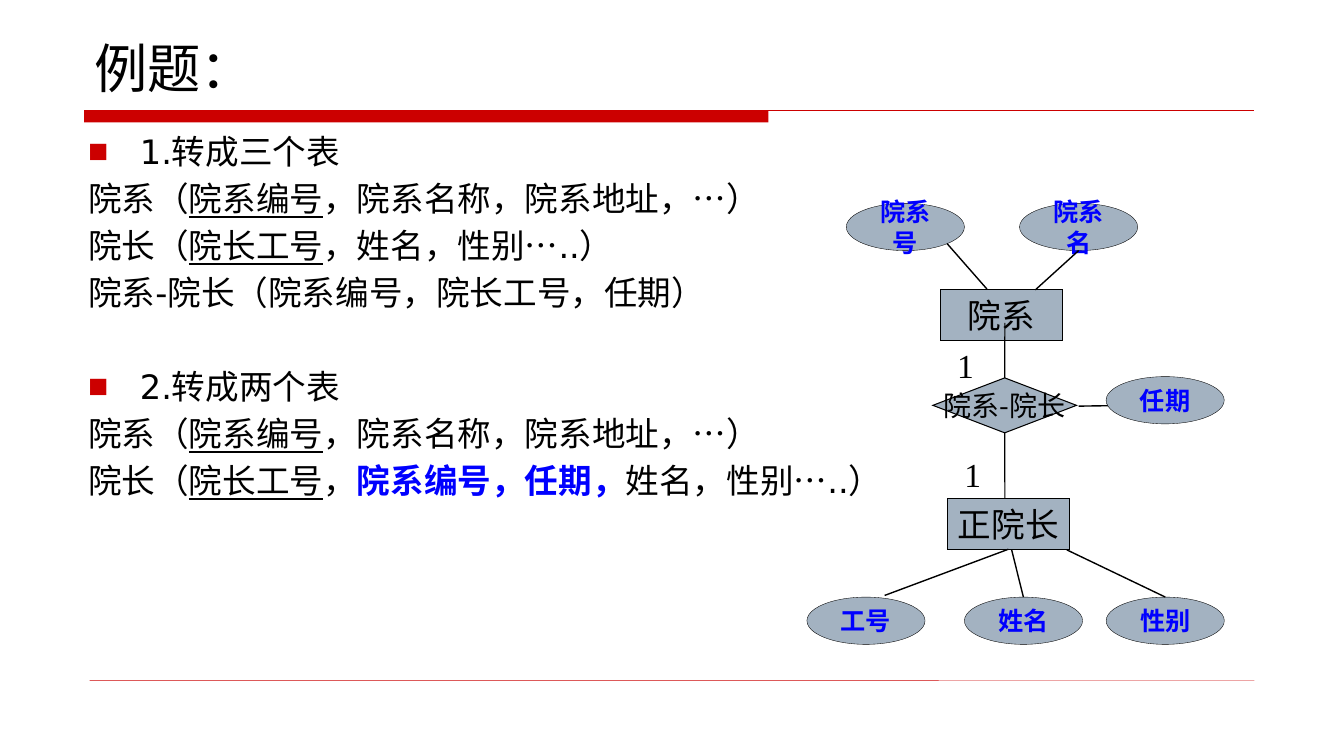
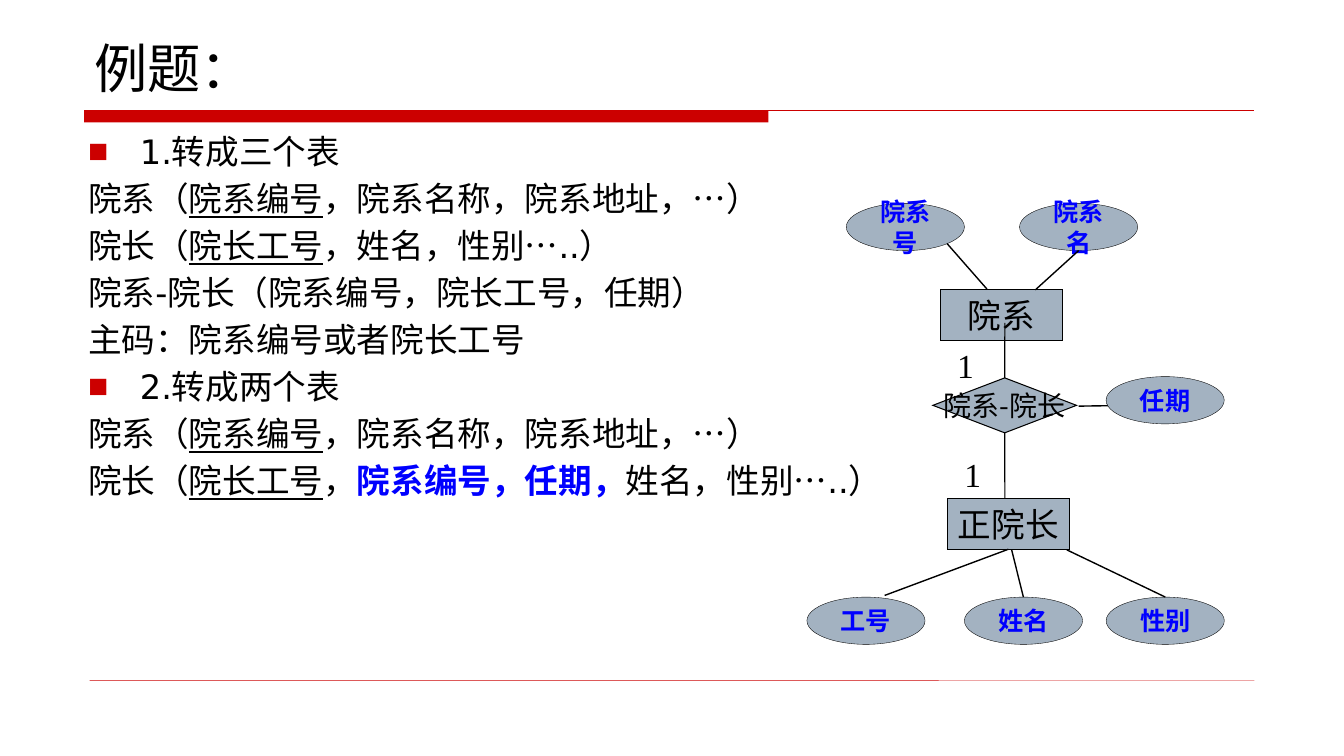
Before and after one commit to 1iusha/HENU-Final-Review, a slide deck: slide 60 of 数据库系统/课件/数据库系统_课件_07-1数据库设计.pptx. Drawn at 1344x756 pixels with LibreOffice and Linux fonts; fonts in the diff are those of the drawing. Boxes give left, top, right and bottom in pixels: in the first picture for what was removed or moved away, otherwise in the second. Text is boxed around its words. In the diff, an @@ line names an element or a change of style, - is before the commit and + after.

```diff
--- a/数据库系统/课件/数据库系统_课件_07-1数据库设计.pptx
+++ b/数据库系统/课件/数据库系统_课件_07-1数据库设计.pptx
@@ text at (88,323,525,355): paragraph added @@
+主码：院系编号或者院长工号
```
Also in this commit, not shown: 3 other slides changed, 4 other files.
